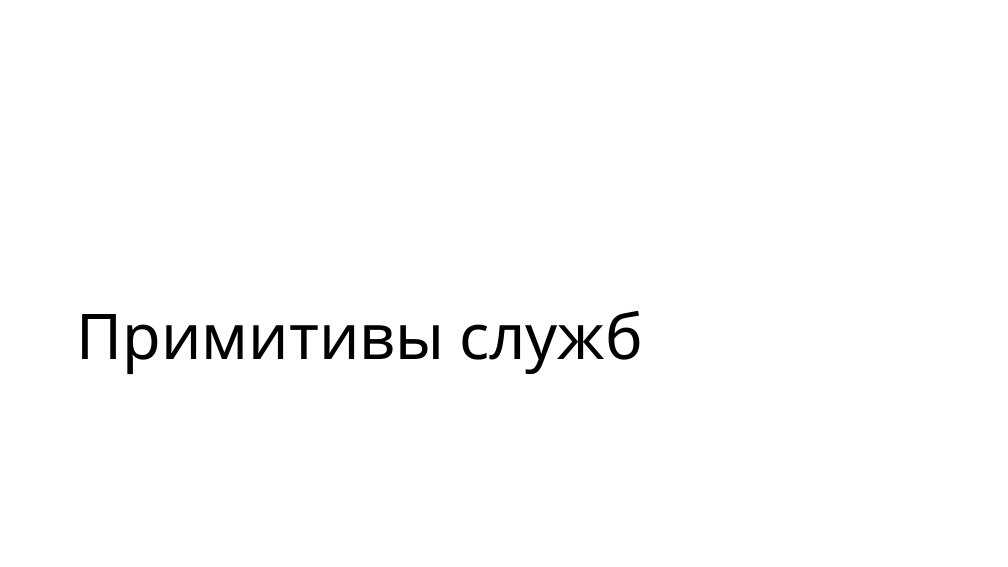
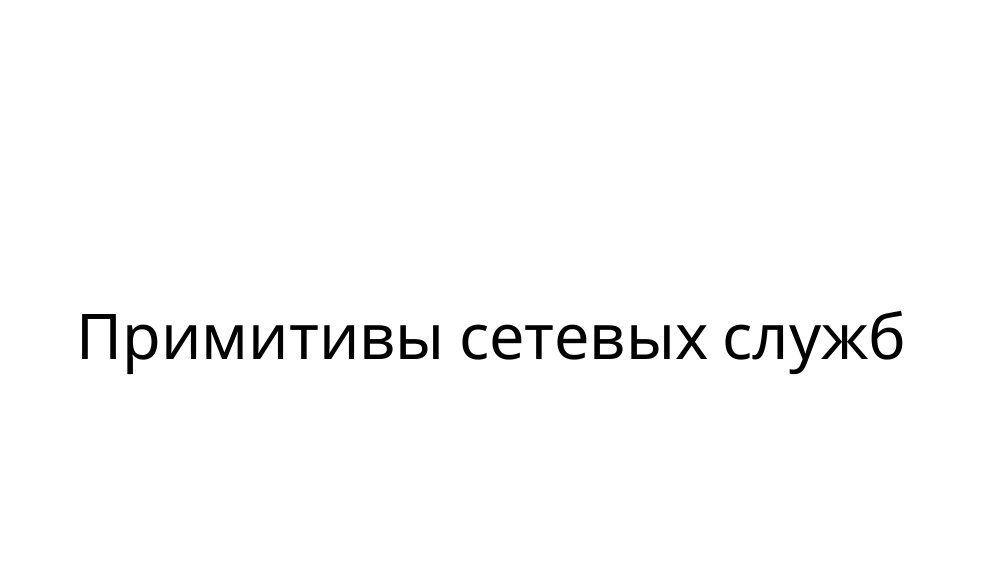
Before and after one commit to alexey-malov/os-course, a slide deck: slide 73 of lectures/10/Введение в компьютерные сети.pptx. Drawn at 1008x567 pixels with LibreOffice and Linux fonts; fonts in the diff are those of the drawing. Boxes give left, top, right and bottom in pixels: in the first picture for what was removed or moved away, otherwise in the second. Text is boxed around its words. In the diff, an @@ line names an element or a change of style, - is before the commit and + after.

```diff
--- a/lectures/10/Введение в компьютерные сети.pptx
+++ b/lectures/10/Введение в компьютерные сети.pptx
@@ title at <box>76,311,907,374</box>: text changed @@
-Примитивы служб
+Примитивы сетевых служб
```
Also in this commit, not shown: 1 other slide changed, 1 slide removed, 4 other files.
